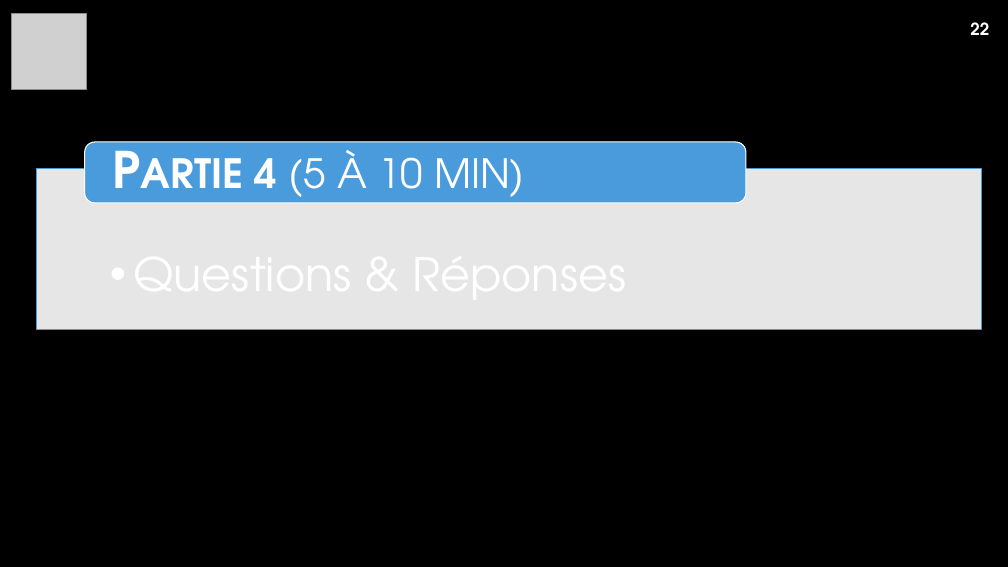
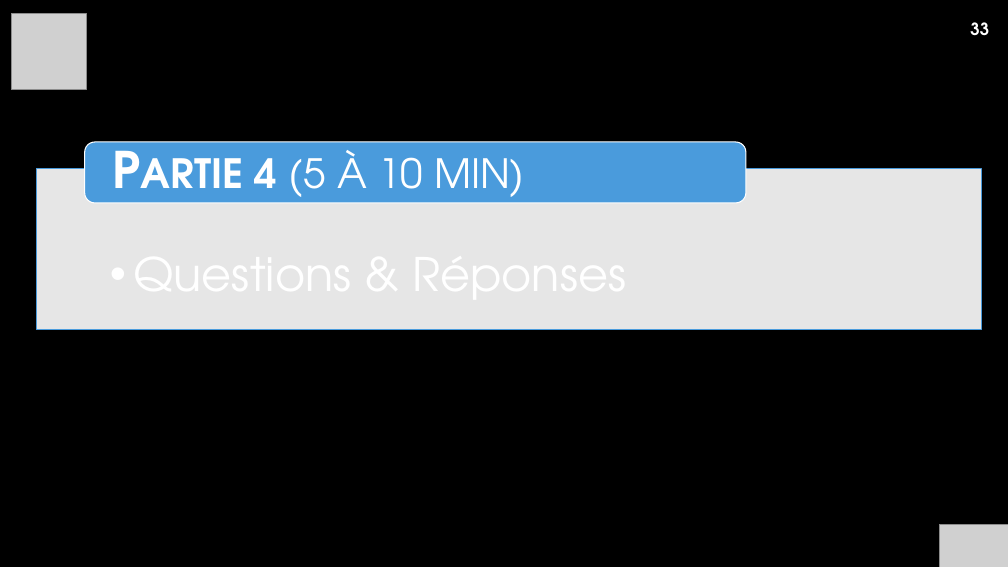
Before and after one commit to christophelebrun/OC_parcours_Data_Scientist_P8, a slide deck: slide 33 of projet8.pptx (slide 22 before the commit). Drawn at 1008x567 pixels with LibreOffice and Linux fonts; fonts in the diff are those of the drawing; grey boxes stand for pictures; background and template pictures are left out. Boxes give left, top, right and bottom in pixels: in the first picture for what was removed or moved away, otherwise in the second. Text is boxed around its words. In the diff, an @@ line names an element or a change of style, - is before the commit and + after.

```diff
--- a/projet8.pptx
+++ b/projet8.pptx
@@ page number at bbox=[970, 22, 989, 36]: text changed @@
-22
+33
@@ picture added at bbox=[939, 524, 1008, 567] @@
```
Also in this commit, not shown: 19 other slides changed, 12 slides added, 2 slides removed, 4 other files.
